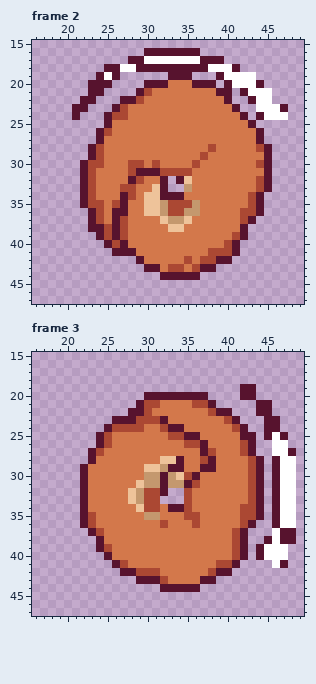
Pixel-art file: assets/player/otter_jump.aseprite. Above, as it was before the edit.
64x64 pixels, 4 frames. Shown: frame 2: x 16..49, y 15..47; frame 3: x 16..49, y 15..47. The old version is drawn lined up with the new one. The commit also changed other frames, which this record leaves out.
Now the later version:
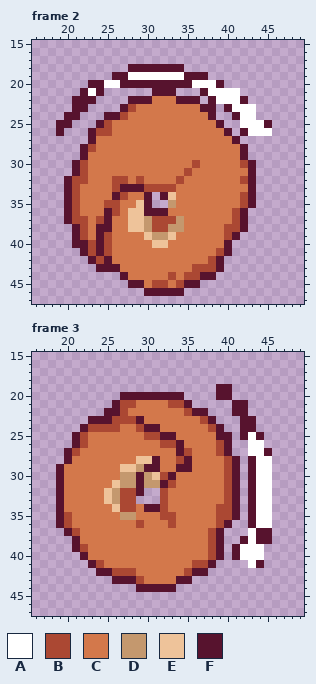
Palette (. is transparent): A #ffffff  B #ab4833  C #d3784b  D #c4986e  E #eec39a  F #57132e
Diff:
whole drawing moved by +1,-16 (the old picture is shown already moved)
Changed rows in their new state; - is an unchanged pixel.
Frame 2:
first column x 19:
16 -----------.......-----------
17 ---------............--------
18 ------...F------.......------
19 -----..-FAAAAAAA-FF-.....----
20 ------AAFFF---FFFAAAF.....---
21 ---FA-----..FFF...FAAAA....--
22 --F-----.-FF---FFF.FAAAF...--
23 -------.FB--------FF.FAAA....
24 -F-----F-----------F..FAA....
25 FF---FB-------------F..AAAF--
26 F---FB---------------F.FAAA--
27 ----FC----------------F...---
28 ---FBC-------------C---F...--
29 ---FCC------------C----F...--
30 --FBCC---CC-C----------BF..--
31 --FBC----CCCCCCC--------F..--
32 -FBBC--BBC---CCBC------BF..--
33 -FBCC--BFFFBBBBCC-------F..--
34 -FBCC--FBC-F.-EC-------BF.---
35 -FBCCCB-C-EF..DCCC-----BF.---
36 -FBCCCFBCEEFFFCCCC----BF..---
37 -FBBC-FCCEEDBBB-C-----BF.----
38 --FBC-FCCEEDBBDD-----BB------
39 --FBC--CC--EDDE------BF.-----
40 --FFBFBCC---EE-------F.------
41 ---FBFBCCC---------C-F.------
42 ----FBFCCCC-----C-C--.-------
43 -----FFFCCCCC-CC--BBF--------
44 --------FCCCCCBCBBFF---------
45 ---------FFCBBCBFF-----------
46 -----------FFFFF-------------
Frame 3:
first column x 19:
19 --------------------FF-..-----
20 --------FFF-----...-FF-..-----
21 -------FBBCCC-BBF...--FF-..---
22 ------FFBCCC----BFF...FF-..---
23 ----FFFBBBFCCC----BF...FF-..--
24 ---FBBB-CC-FFCCC---BF..-F-..--
25 --FBCCC----BBFFCCC--FF.-AF...-
26 --FBCCC------BBFCCC-BF..AA-..-
27 -FBCCC---------FB-CCBF..AAF...
28 -FCCC-----EEFCCBF-CC-BF.FAA...
29 FCCC----EEDFFCC-F-CC-BF.FAA...
30 FCCC----DDF-EBFCCC---BF.FAA...
31 FCCC---EDDF---BCCC---BF.FAA...
32 FCCC--EDBBF..BCCC----BF.FAA...
33 FCCC--EDBB...BCCC----BF.FAA...
34 FCCC---EBBCFFBCCC---BBF.FAA...
35 FBCCC---DD-CCBB-CC--BBF.FAA...
36 FBCCC-----B--CB--C--BF..-AA...
37 -FBCCC-------------BF...AFF...
38 --FCCC-------------BF..-AF-...
39 --FBCCC------------BF.FAAA...-
40 ---FCCC------------BF.FAAA...-
41 ----FBCCC--------BBF...-AF-..-
42 -----FFBBBCCC---BFF...--------
43 -------FFFBCCC-FF...----------
44 ----------FFF--...------------
